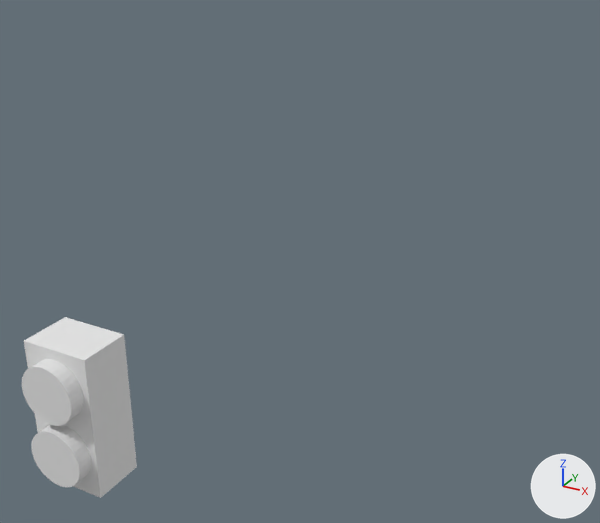
An edit to the Blender file NotForBroadcastPOC-Sourcetree/Assets/Blender Files/- Interactive/Blinds Controller.blend, drawn before and after from the same camera.
One viewpoint serves both versions: a 50 mm lens placed at (0.592, -0.57, 0.598), pointed at (-0.143, 0.766, -0.071). The lights are fixed; the arrows at lower right show +X, +Y and +Z.

The first picture shows 'Box', 'DOWN Button', 'UP Button'.
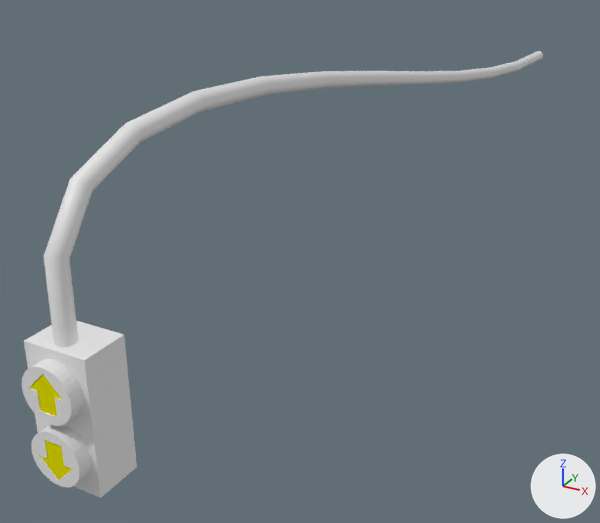
Edits to the bpy script that builds the scene:
```text
Change me_cylinder_001:
    remove me_cylinder_001.from_pydata(...)  # 64 vertices, 34 faces; spans x -0.0347..0.0347, y -0.0283..0.0283, z -0.0347..0.0347
    add me_cylinder_001.from_pydata(...)  # 78 vertices, 43 faces; spans x -0.0347..0.0347, y -0.0283..0.0283, z -0.0347..0.0347
    me_cylinder_001 part 1
    1 face is deleted
    14 vertices are added at x -0.025..0.0248, y -0.0283..-0.0274, z -0.022..0.0279
    9 new faces join them, mat_material_001 (white #e7e7e7)
    1 new face joins them, mat_arrow (yellow #e7e200)
    add me_cylinder_001.materials.append(mat_material_001)  # white #e7e7e7
    add me_cylinder_001.materials.append(mat_arrow)  # yellow #e7e200
Change me_cylinder:
    remove me_cylinder.from_pydata(...)  # 64 vertices, 34 faces; spans x -0.0347..0.0347, y -0.0283..0.0283, z -0.0347..0.0347
    add me_cylinder.from_pydata(...)  # 78 vertices, 43 faces; spans x -0.0347..0.0347, y -0.0283..0.0283, z -0.0347..0.0347
    me_cylinder part 2
    1 face is deleted
    14 vertices are added at x -0.025..0.0248, y -0.0283..-0.0274, z -0.022..0.0279
    9 new faces join them, mat_material_001 (white #e7e7e7)
    1 new face joins them, mat_arrow (yellow #e7e200)
    add me_cylinder.materials.append(mat_material_001)  # white #e7e7e7
    add me_cylinder.materials.append(mat_arrow)  # yellow #e7e200
Add cu_beziercurve:
    cu_beziercurve = bpy.data.curves.new('BezierCurve', 'CURVE')
    cu_beziercurve.dimensions = '3D'
    _sp = cu_beziercurve.splines.new('BEZIER'); _sp.bezier_points.add(1)
    _sp.bezier_points.foreach_set('co', [-1.0, 0.0, 0.0, 1.0, 0.0, 0.0])
    _sp.bezier_points.foreach_set('handle_left', [-0.904, -0.503, 0.0, 0.0, 0.0, 0.0])
    _sp.bezier_points.foreach_set('handle_right', [-1.089, 0.467, 0.0, 2.0, 0.0, 0.0])
    for _p, _l, _r in zip(_sp.bezier_points, ['ALIGNED', 'ALIGNED'], ['ALIGNED', 'ALIGNED']): _p.handle_left_type = _l; _p.handle_right_type = _r
    _sp.order_u = 0
    _sp.order_v = 0
    cu_beziercurve.use_path = True
    cu_beziercurve.use_path_clamp = True
    cu_beziercurve.bevel_mode = 'OBJECT'
    cu_beziercurve.bevel_resolution = 0
    cu_beziercurve.fill_mode = 'HALF'
    cu_beziercurve.bevel_object = ob_beziercircle
Add cu_beziercircle:
    cu_beziercircle = bpy.data.curves.new('BezierCircle', 'CURVE')
    cu_beziercircle.dimensions = '3D'
    _sp = cu_beziercircle.splines.new('BEZIER'); _sp.bezier_points.add(3)
    _sp.bezier_points.foreach_set('co', [-1.0, 0.0, 0.0, 0.0, 1.0, 0.0, 1.0, 0.0, 0.0, 0.0, -1.0, 0.0])
    _sp.bezier_points.foreach_set('handle_left', [-1.0, -0.552, 0.0, -0.552, 1.0, 0.0, 1.0, 0.552, 0.0, 0.552, -1.0, 0.0])
    _sp.bezier_points.foreach_set('handle_right', [-1.0, 0.552, 0.0, 0.552, 1.0, 0.0, 1.0, -0.552, 0.0, -0.552, -1.0, 0.0])
    for _p, _l, _r in zip(_sp.bezier_points, ['AUTO', 'AUTO', 'AUTO', 'AUTO'], ['AUTO', 'AUTO', 'AUTO', 'AUTO']): _p.handle_left_type = _l; _p.handle_right_type = _r
    _sp.order_u = 0
    _sp.order_v = 0
    _sp.use_cyclic_u = True
    cu_beziercircle.use_path = True
    cu_beziercircle.use_path_clamp = True
    cu_beziercircle.bevel_resolution = 0
    cu_beziercircle.fill_mode = 'HALF'
Add ob_beziercurve:
    ob_beziercurve = bpy.data.objects.new('BezierCurve', cu_beziercurve)
    ob_beziercurve.location = (-0.002, 0.993, 0.162)
    ob_beziercurve.rotation_euler = (1.571, 0.0, 1.571)  # degrees (90, 0, 90)
Add ob_beziercircle:
    ob_beziercircle = bpy.data.objects.new('BezierCircle', cu_beziercircle)
    ob_beziercircle.location = (-0.00232, 0.0, 0.041)
    ob_beziercircle.scale = (-0.0129, -0.0129, -0.0129)
```

What differs and where, as boxes [x1, y1, x2, y2] in the pictures (600 x 523 px):
'BezierCurve', added
    after: [43, 51, 543, 347]
part 1 of me_cylinder_001, built on
    both: [38, 437, 75, 483]
part 2 of me_cylinder, built on
    both: [27, 371, 65, 420]
